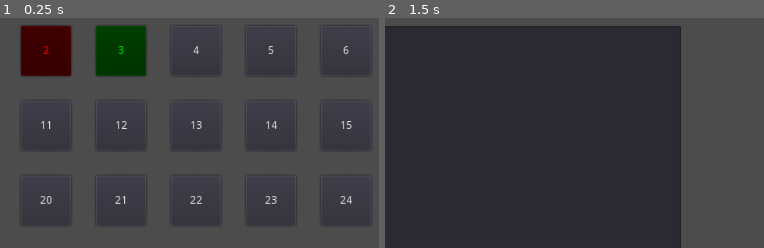
Above: before the commit, frames 1-2 (left to right).
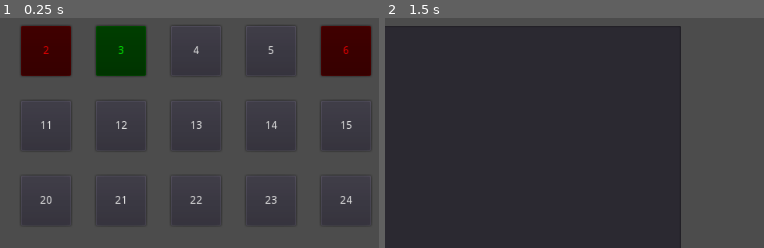
Above: after the commit, the same moments.

Repository: FailedCode/adventofcode-2021
Game: Godot game, scene res://Scenes/MainScene.tscn
The game is run twice, just before and just after one commit, with the same random seed, the same clock (stepped at 60 frames per second) and the same inputs.
Inputs (mouse positions are % of the whole screen's width and height, from its top left):
- Up to frame 1 (0.25 s): no input
- Up to frame 2 (1.5 s): click "1" at 0.5 s; click (8, 91) at 1.27 s; type "12" at 1.35 s
The pictures show only the part of the screen within x 8-58%, y 8-57%; the shares and areas given below are measured in that part.

The runs differ from the first frame. In frame 1, 2.9% of the frame differs, in the area x 84-98%, y 3-26%; in frame 2, nothing differs.

Commit message:
Day 6, part 1

Diff:
--- /dev/null
+++ b/Days/Day6.gd
@@ -0,0 +1,26 @@
+extends AbstractDay
+
+func getTitle() -> String:
+	return "Day 6: Lanternfish"
+
+func getInputNumbers():
+	var inputs = puzzleInput.text.split(",", false)
+	var numbers = [];
+	for n in inputs:
+		numbers.append(int(n))
+	return numbers
+
+func calculatePart1():
+	var numbers = getInputNumbers()
+	var fishes = Utility.fill_array(9)
+	for n in numbers:
+		fishes[n] += 1
+	for i in range(0, 80):
+		var newFish = Utility.fill_array(9)
+		var newFishCount = fishes[0]
+		for p in range(8, 0, -1):
+			newFish[p-1] = fishes[p]
+		newFish[8] = newFishCount
+		newFish[6] += newFishCount
+		fishes = newFish
+	return Utility.array_sum(fishes)
--- a/Utility.gd
+++ b/Utility.gd
@@ -43,3 +43,9 @@
 	for i in size:
 		array.append(value)
 	return array
+
+func array_sum(array) -> int:
+	var sum = 0
+	for i in array:
+		sum += i
+	return sum
